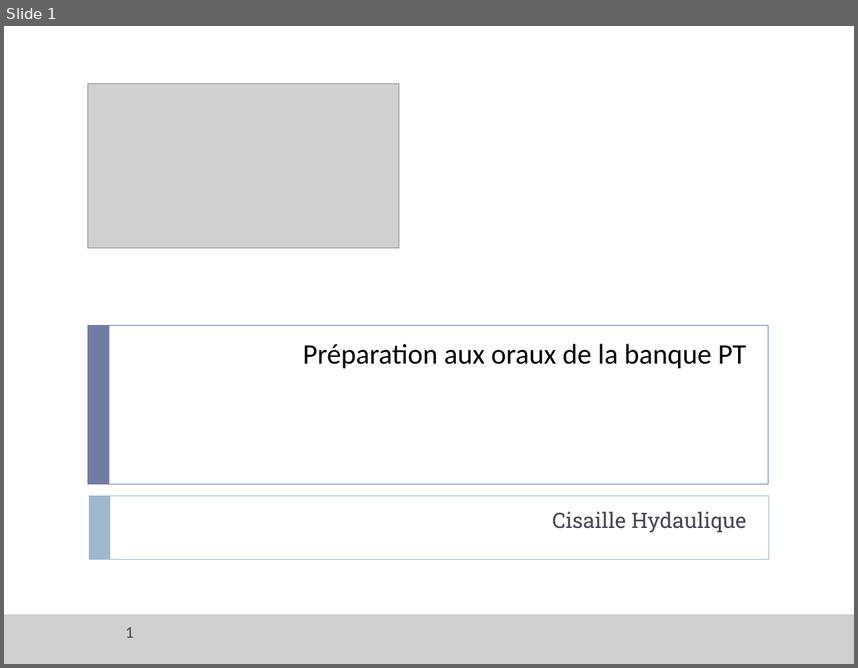
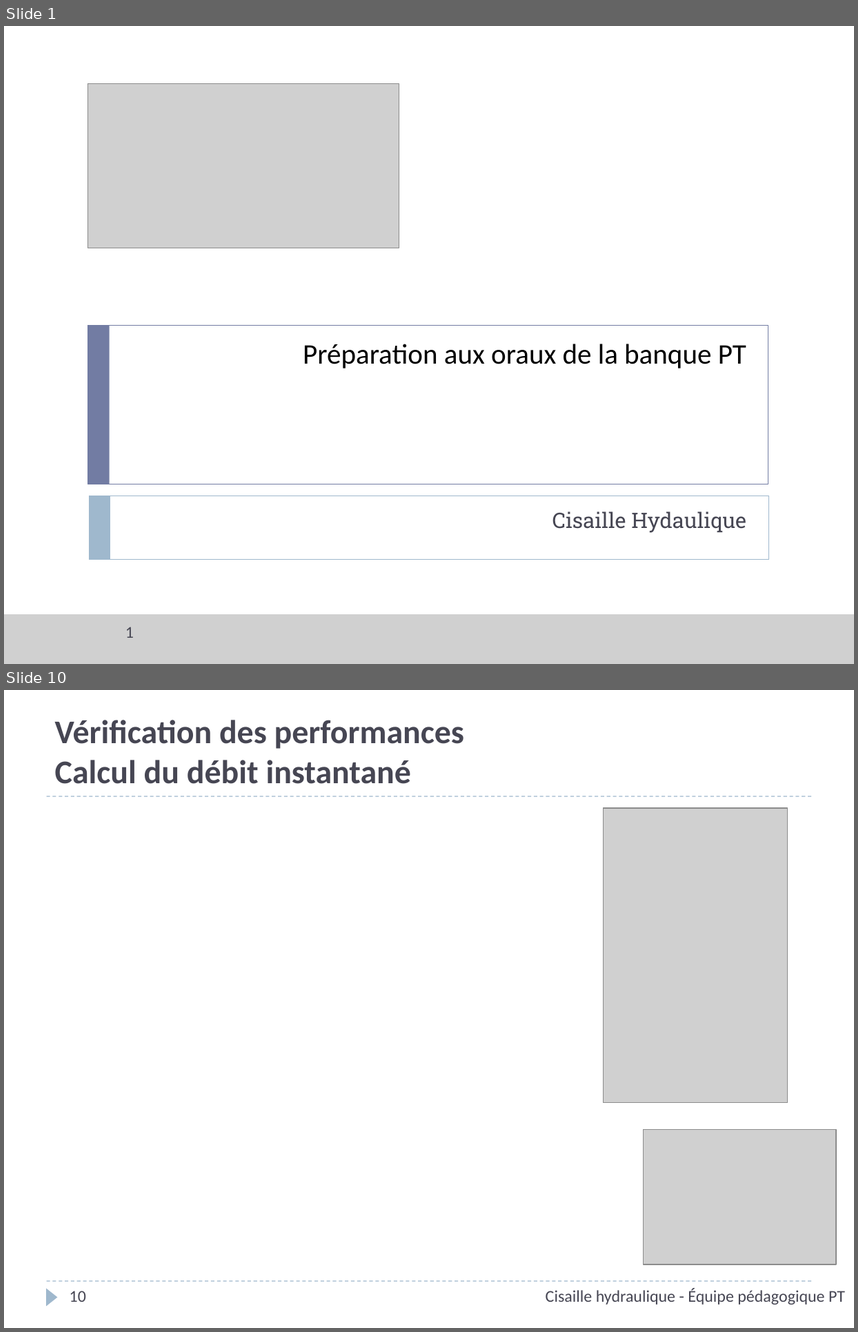
Before and after one commit to xpessoles/PT_Oraux, a slide deck: Interrogation_SII/03_Cisaille hydraulique/ServoMoteur_CommandeVanne_Corrige.pptx. Shown one above the other, each under a label of ours: slide 1 before the commit, slides 1 and 10 after it; the slides between them are not shown. The pictures are 858x668 and 858x1332 pixels, drawn with LibreOffice and Linux fonts; fonts in the diff are those of the drawing; grey boxes stand for pictures; background and template pictures are left out. Boxes give left, top, right and bottom in pixels: in the first picture for what was removed or moved away, otherwise in the second. Text is boxed around its words. In the diff, an @@ line names an element or a change of style, - is before the commit and + after.

```diff
--- a/Interrogation_SII/03_Cisaille hydraulique/ServoMoteur_CommandeVanne_Corrige.pptx
+++ b/Interrogation_SII/03_Cisaille hydraulique/ServoMoteur_CommandeVanne_Corrige.pptx
@@ slide 10 added at bbox=[4, 690, 854, 1328], background #FFFFFF @@
@@ title added at bbox=[55, 720, 464, 784], 28 pt, text #464653, bold @@
+Vérification des performances
+Calcul du débit instantané
@@ line added from (47, 796) to (811, 796), #9FB8CD 0.75 pt dashed @@
@@ picture added at bbox=[604, 808, 788, 1103] @@
@@ picture added at bbox=[643, 1130, 836, 1265] @@
@@ line added from (47, 1281) to (811, 1281), #9FB8CD 0.75 pt dashed @@
@@ triangle added at bbox=[47, 1288, 58, 1305], fill #9FB8CD @@
@@ text added at bbox=[546, 1288, 845, 1304], 14 pt, text #464653 @@
+Cisaille hydraulique - Équipe pédagogique PT
@@ page number added at bbox=[70, 1290, 86, 1301], 14 pt, text #464653 @@
+10
```
Also in this commit, not shown: 6 slides changed, 6 other slides added, 2 other files.
